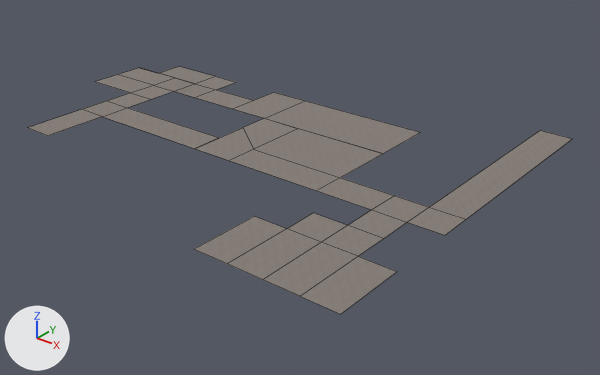
A saved change to the OBJ model pro_builder_test/Assets/ProgrammerSample/SampleScene/Mockver3/Road/Road_01.obj.
Rendered twice from a 50 mm lens placed at (78.3, -45.9, 27.6), pointed at (37.4, 5.2, -4.1). The axes (+X, +Y, +Z) are drawn at lower left. The lights are the same throughout. Mesh edges are drawn as thin lines. Where no turn or scale is listed for an object, it has been applied to the vertices.

Objects in the first picture: 'Road_01'.
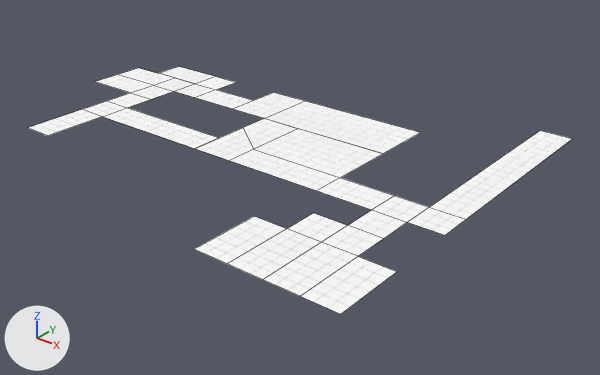
Diff of the bpy script that builds the scene:
```diff
--- a/pro_builder_test/Assets/ProgrammerSample/SampleScene/Mockver3/Road/Road_01.obj.py
+++ b/pro_builder_test/Assets/ProgrammerSample/SampleScene/Mockver3/Road/Road_01.obj.py
@@ img_gridbox_default_png @@
+img_gridbox_default_png = load_image('GridBox_Default.png', 'GridBox_Default.png', 512, 512, 'sRGB')
@@ mat_probuilderdefault @@
+mat_probuilderdefault = principled_material('ProBuilderDefault')
+mat_probuilderdefault.texture = img_gridbox_default_png
+mat_probuilderdefault.roughness = 1.0
@@ me_road_01 @@
 me_road_01.from_pydata(...)  # 58 vertices, 30 faces; spans x 10.5..55.0, y -13.0..21.0, z 0.0
-me_road_01.materials.append(mat_ground)
+me_road_01.materials.append(mat_probuilderdefault)  # picture img_gridbox_default_png
```

Boxes (x1, y1, x2, y2) around the edits, measured in the pictures (600 x 375 px):
'Road_01', recoloured (grey to white)
    both: (28, 67, 572, 314)
